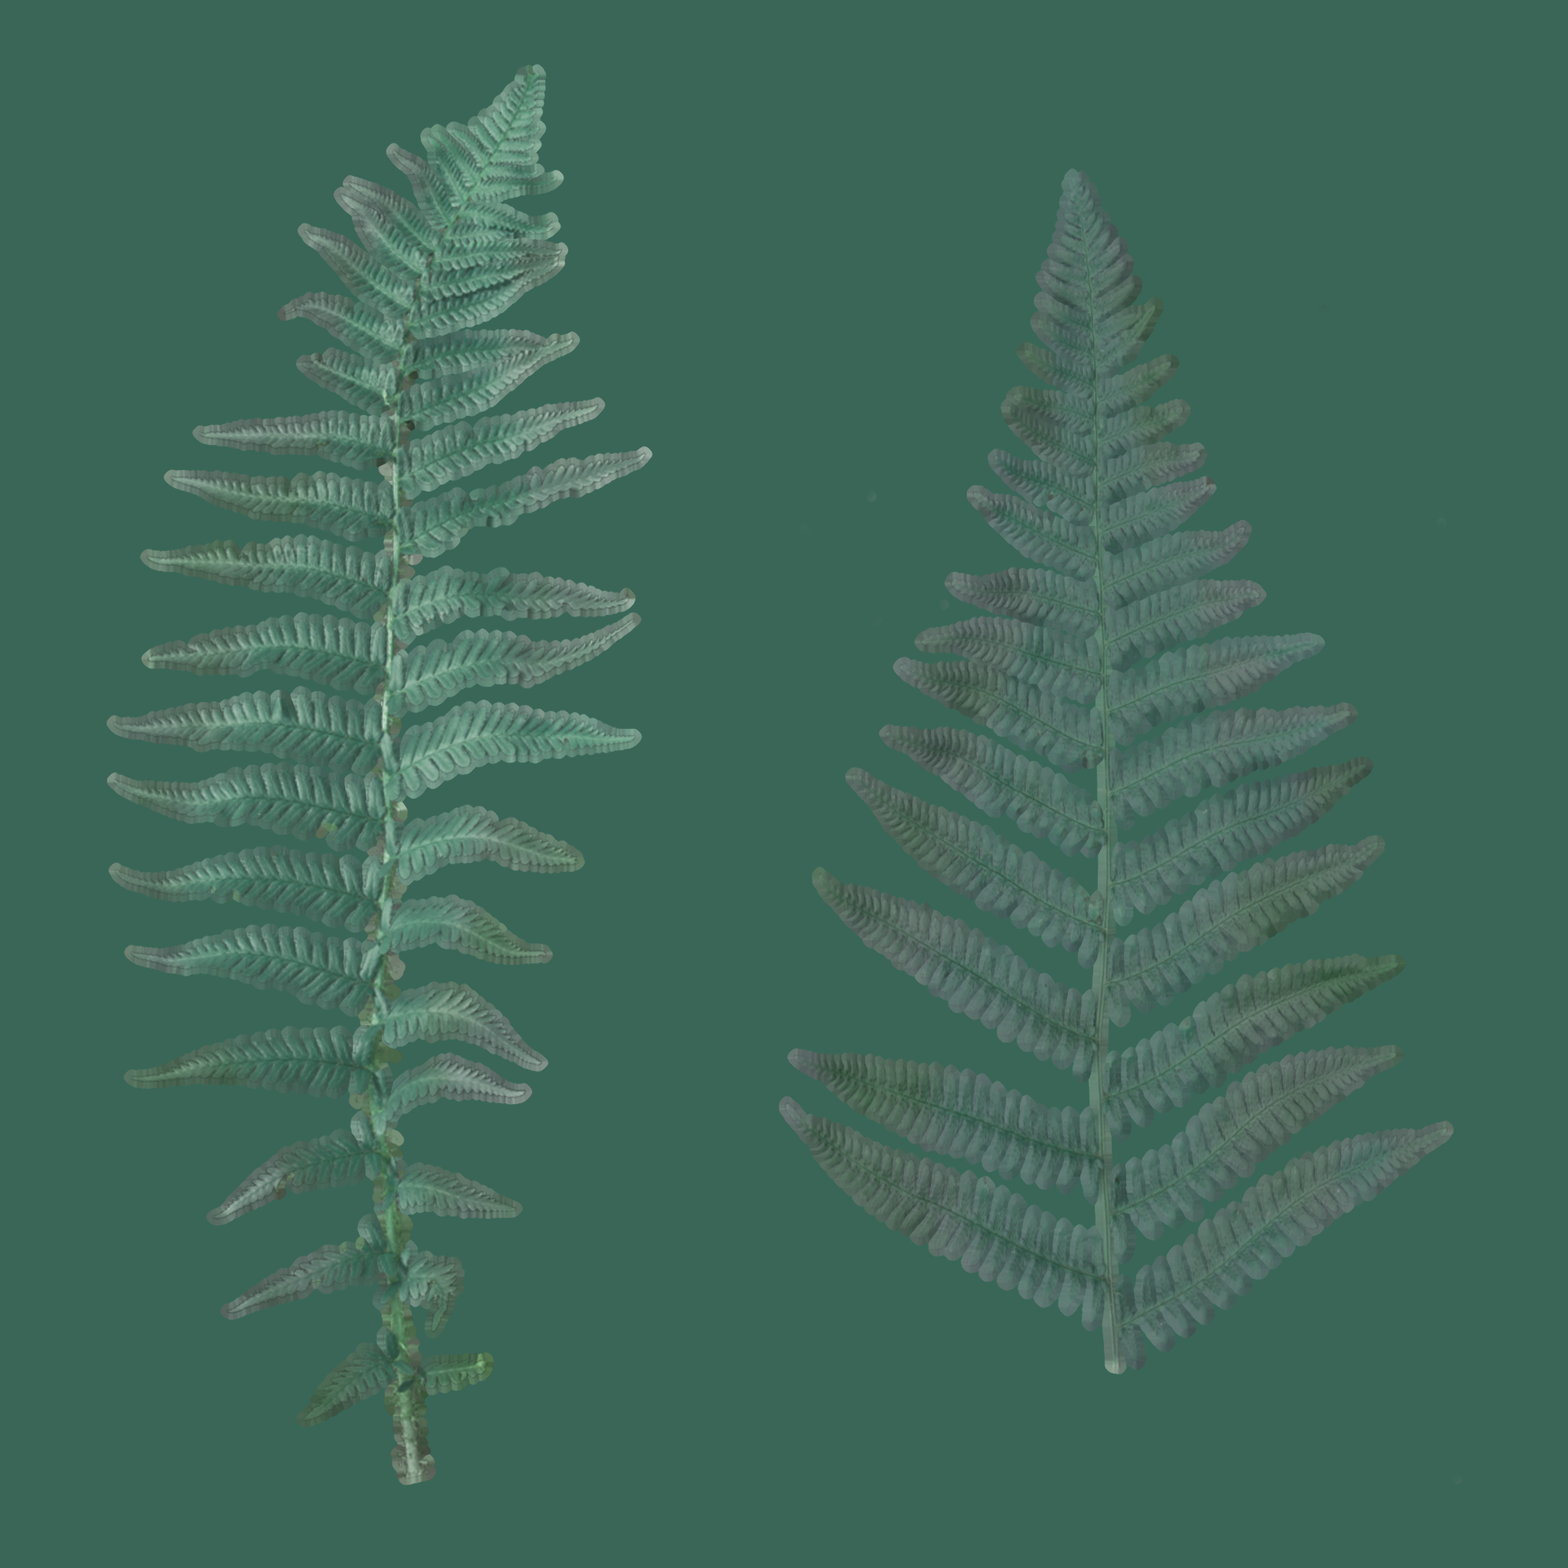
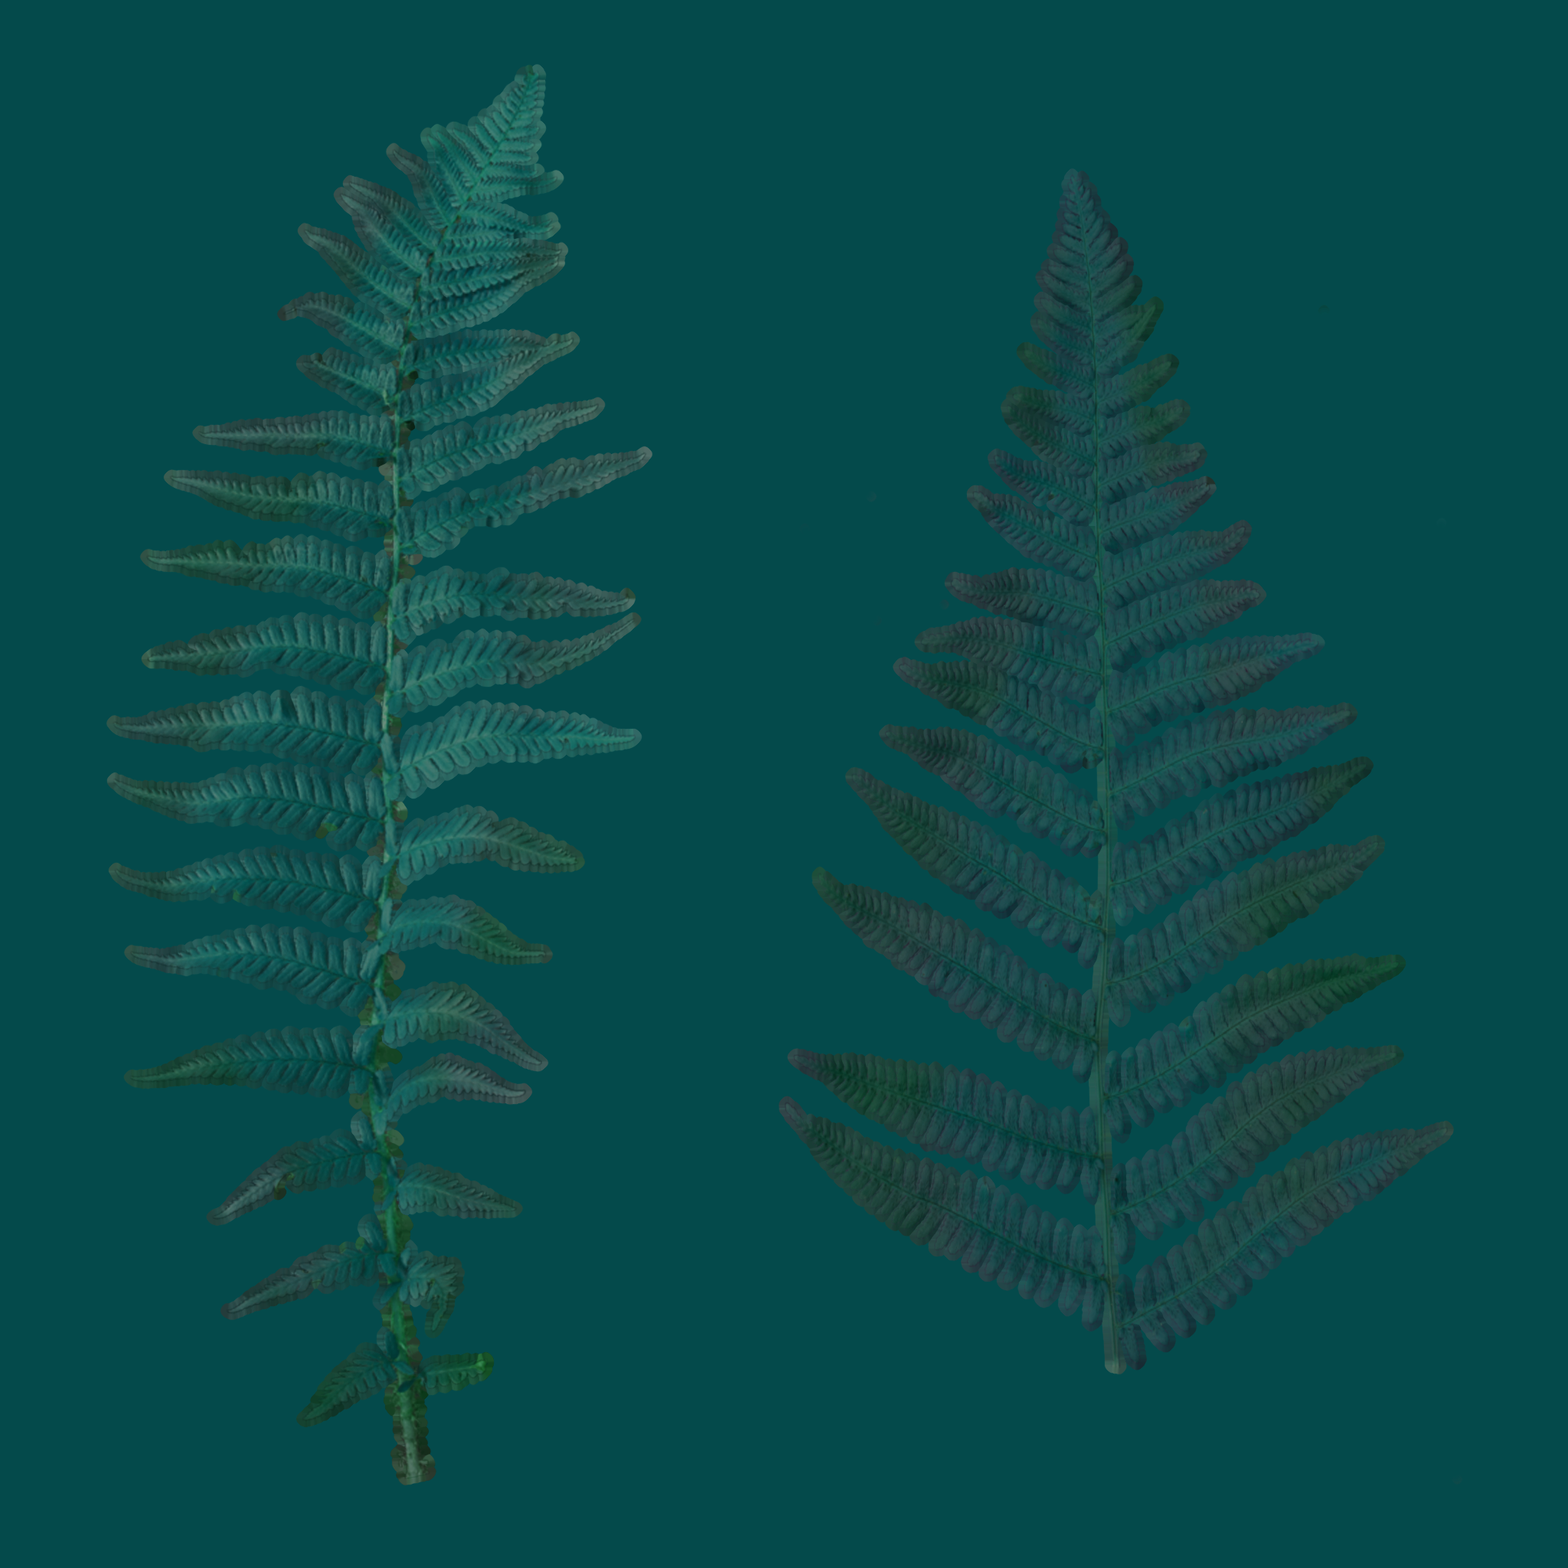
Comparing the layer stacks of the two 1568 x 1568 images. Changes:
pixels changed over [0, 0, 1568, 1568] (layer not identified)